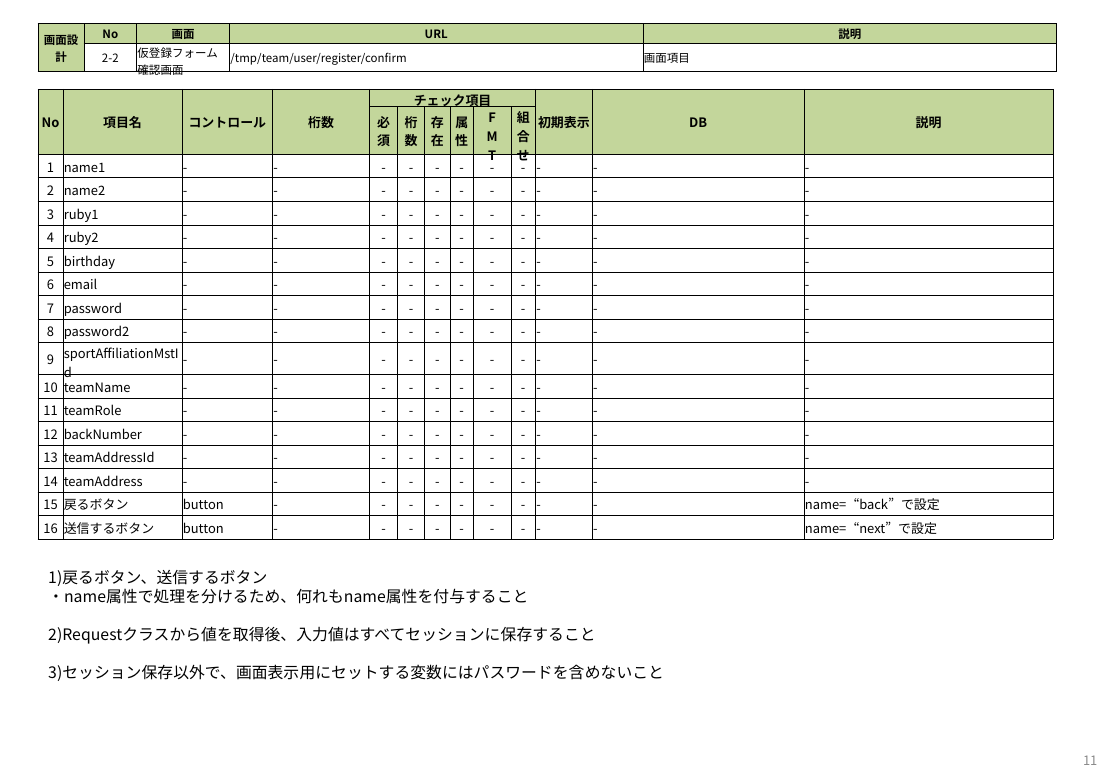
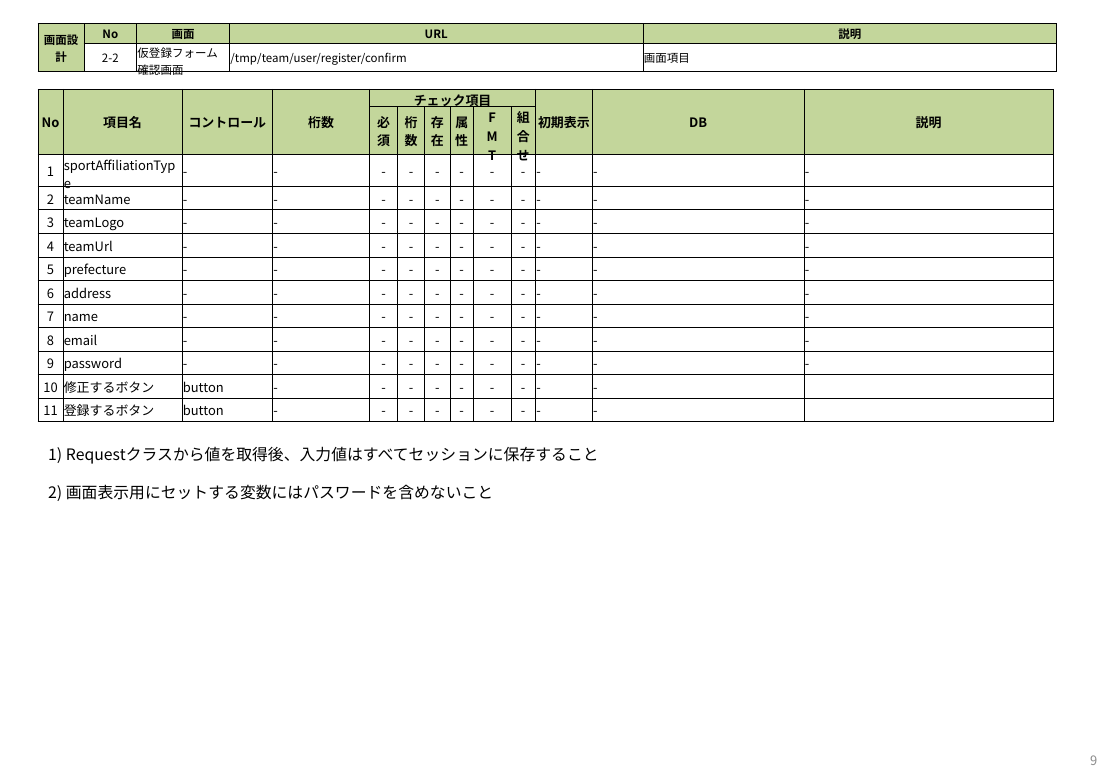
Before and after one commit to tooiea/OnLineDatingWithSportsApp, a slide deck: slide 9 of documents/OLDs_temp_team_user_register_document_spec.pptx (slide 11 before the commit). Drawn at 1120x775 pixels with LibreOffice and Linux fonts; fonts in the diff are those of the drawing. Boxes give left, top, right and bottom in pixels: in the first picture for what was removed or moved away, otherwise in the second. Text is boxed around its words. In the diff, an @@ line names an element or a change of style, - is before the commit and + after.

Commit message:
チーム作成時のフォームリクエストの内容修正、併せて仕様書も修正

```diff
--- a/documents/OLDs_temp_team_user_register_document_spec.pptx
+++ b/documents/OLDs_temp_team_user_register_document_spec.pptx
@@ table at (38,89,1055,421) @@
-row 3: 1 | name1 | - | - | - | - | - | - | - | - | - | - | -
-row 4: 2 | name2 | - | - | - | - | - | - | - | - | - | - | -
-row 5: 3 | ruby1 | - | - | - | - | - | - | - | - | - | - | -
-row 6: 4 | ruby2 | - | - | - | - | - | - | - | - | - | - | -
-row 7: 5 | birthday | - | - | - | - | - | - | - | - | - | - | -
-row 8: 6 | email | - | - | - | - | - | - | - | - | - | - | -
-row 9: 7 | password | - | - | - | - | - | - | - | - | - | - | -
-row 10: 8 | password2 | - | - | - | - | - | - | - | - | - | - | -
-row 11: 9 | sportAffiliationMstId | - | - | - | - | - | - | - | - | - | - | -
-row 12: 10 | teamName | - | - | - | - | - | - | - | - | - | - | -
-row 13: 11 | teamRole | - | - | - | - | - | - | - | - | - | - | -
-row 14: 12 | backNumber | - | - | - | - | - | - | - | - | - | - | -
-row 15: 13 | teamAddressId | - | - | - | - | - | - | - | - | - | - | -
-row 16: 14 | teamAddress | - | - | - | - | - | - | - | - | - | - | -
-row 17: 15 | 戻るボタン | button | - | - | - | - | - | - | - | - | - | name=“back”で設定
-row 18: 16 | 送信するボタン | button | - | - | - | - | - | - | - | - | - | name=“next”で設定
+row 3: 1 | sportAffiliationType | - | - | - | - | - | - | - | - | - | - | -
+row 4: 2 | teamName | - | - | - | - | - | - | - | - | - | - | -
+row 5: 3 | teamLogo | - | - | - | - | - | - | - | - | - | - | -
+row 6: 4 | teamUrl | - | - | - | - | - | - | - | - | - | - | -
+row 7: 5 | prefecture | - | - | - | - | - | - | - | - | - | - | -
+row 8: 6 | address | - | - | - | - | - | - | - | - | - | - | -
+row 9: 7 | name | - | - | - | - | - | - | - | - | - | - | -
+row 10: 8 | email | - | - | - | - | - | - | - | - | - | - | -
+row 11: 9 | password | - | - | - | - | - | - | - | - | - | - | -
+row 12: 10 | 修正するボタン | button | - | - | - | - | - | - | - | - | - | 
+row 13: 11 | 登録するボタン | button | - | - | - | - | - | - | - | - | - | 
@@ text at (48,446,599,501): text changed @@
-1)戻るボタン、送信するボタン
-・name属性で処理を分けるため、何れもname属性を付与すること
-2)Requestクラスから値を取得後、入力値はすべてセッションに保存すること
-3)セッション保存以外で、画面表示用にセットする変数にはパスワードを含めないこと
+1) Requestクラスから値を取得後、入力値はすべてセッションに保存すること
+2) 画面表示用にセットする変数にはパスワードを含めないこと
@@ page number at (1090,755,1097,765): text changed @@
-11
+9
```
Also in this commit, not shown: 8 other slides changed, 2 slides removed, 4 other files.
